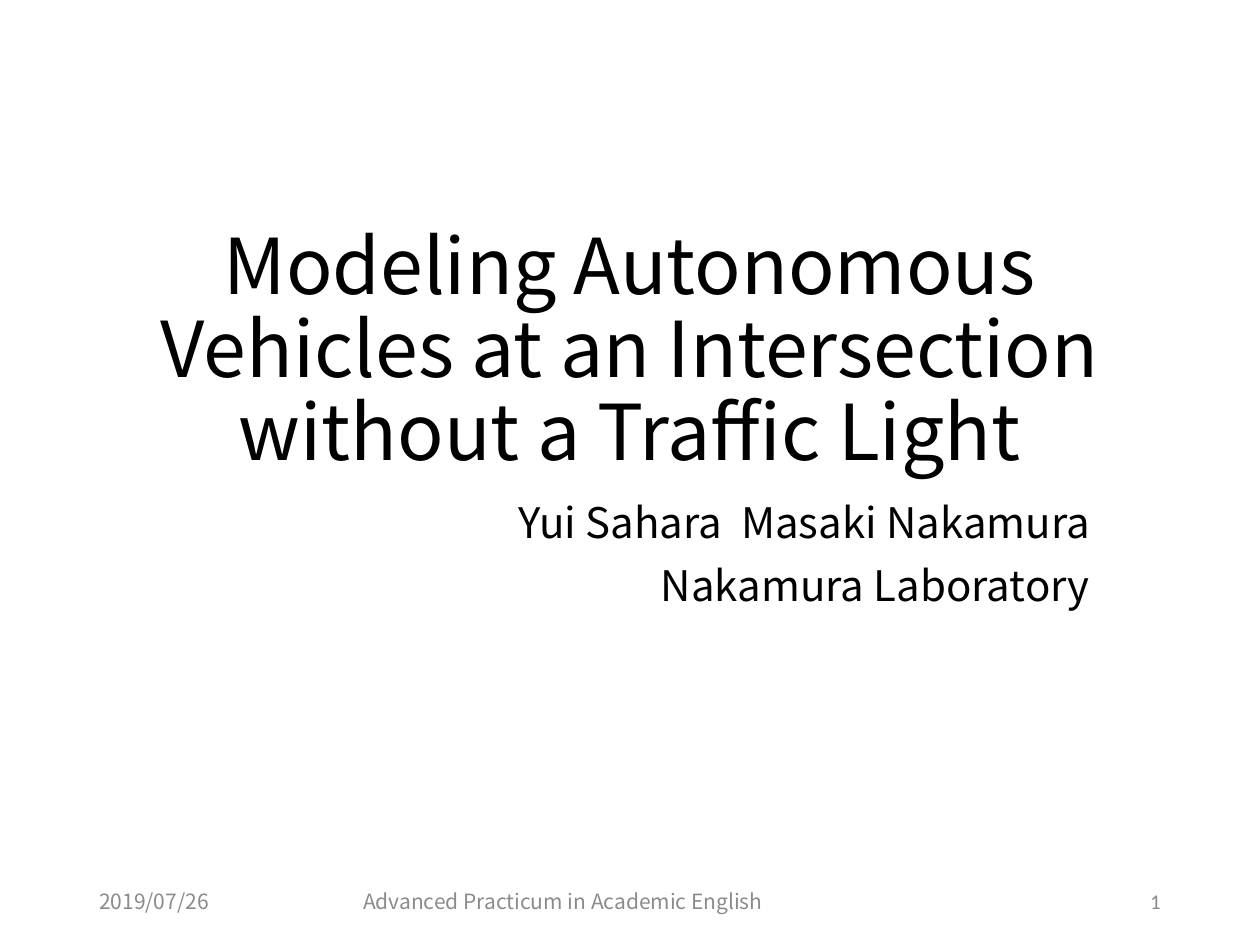
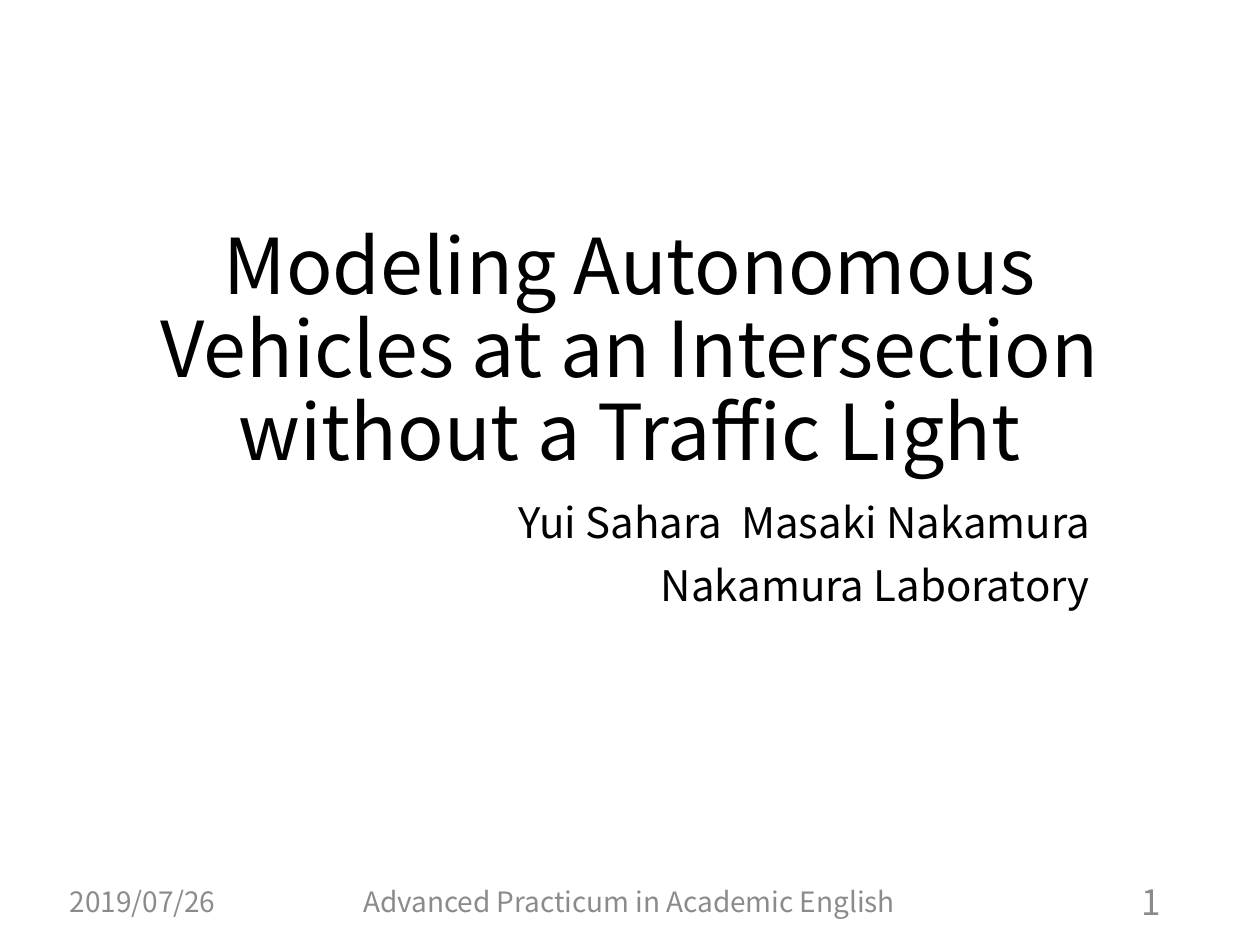
Before and after one commit to Sahara62/master2019, a slide deck: slide 1 of English/presenSlide.pptx. Drawn at 1260x945 pixels with LibreOffice and Linux fonts; fonts in the diff are those of the drawing. Boxes give left, top, right and bottom in pixels: in the first picture for what was removed or moved away, otherwise in the second. Text is boxed around its words. In the diff, an @@ line names an element or a change of style, - is before the commit and + after.

```diff
--- a/English/presenSlide.pptx
+++ b/English/presenSlide.pptx
@@ text "2019/07/26": place and size @@
-text "2019/07/26" at (99, 892, 209, 913)
+text "2019/07/26" at (70, 890, 216, 917)
@@ text "2019/07/26" at (70, 890, 216, 917): size 12 to 16 pt @@
@@ text "Advanced Practicum in Academic English" at (363, 890, 895, 919): size 12 to 16 pt @@
@@ page number: place and size @@
-page number at (1150, 895, 1161, 909)
+page number at (1141, 889, 1160, 915)
@@ page number at (1141, 889, 1160, 915): size 12 to 20 pt, font Calibri to Noto Sans CJK JP @@
```
Also in this commit, not shown: 1 other slide changed, 10 slides added.
